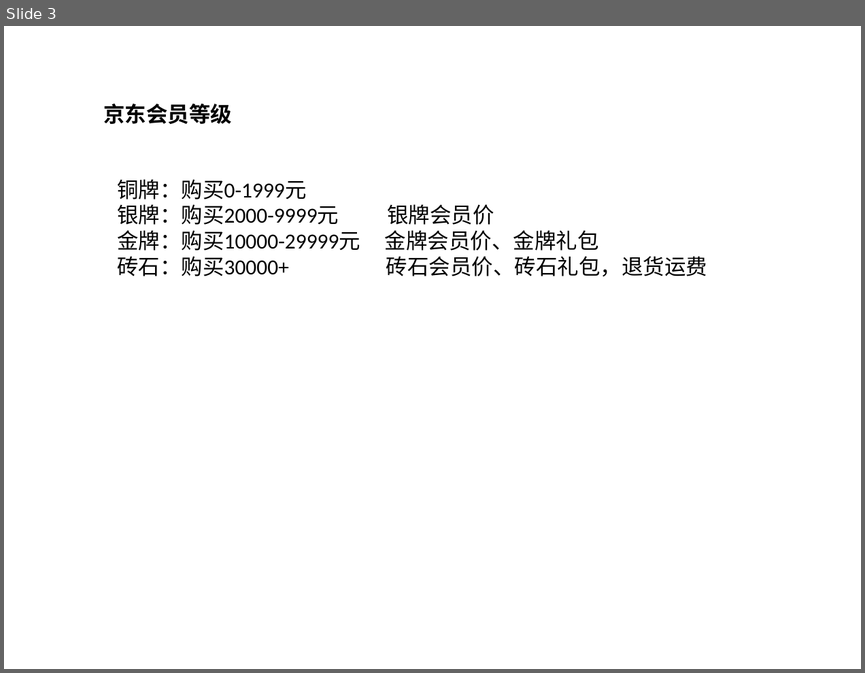
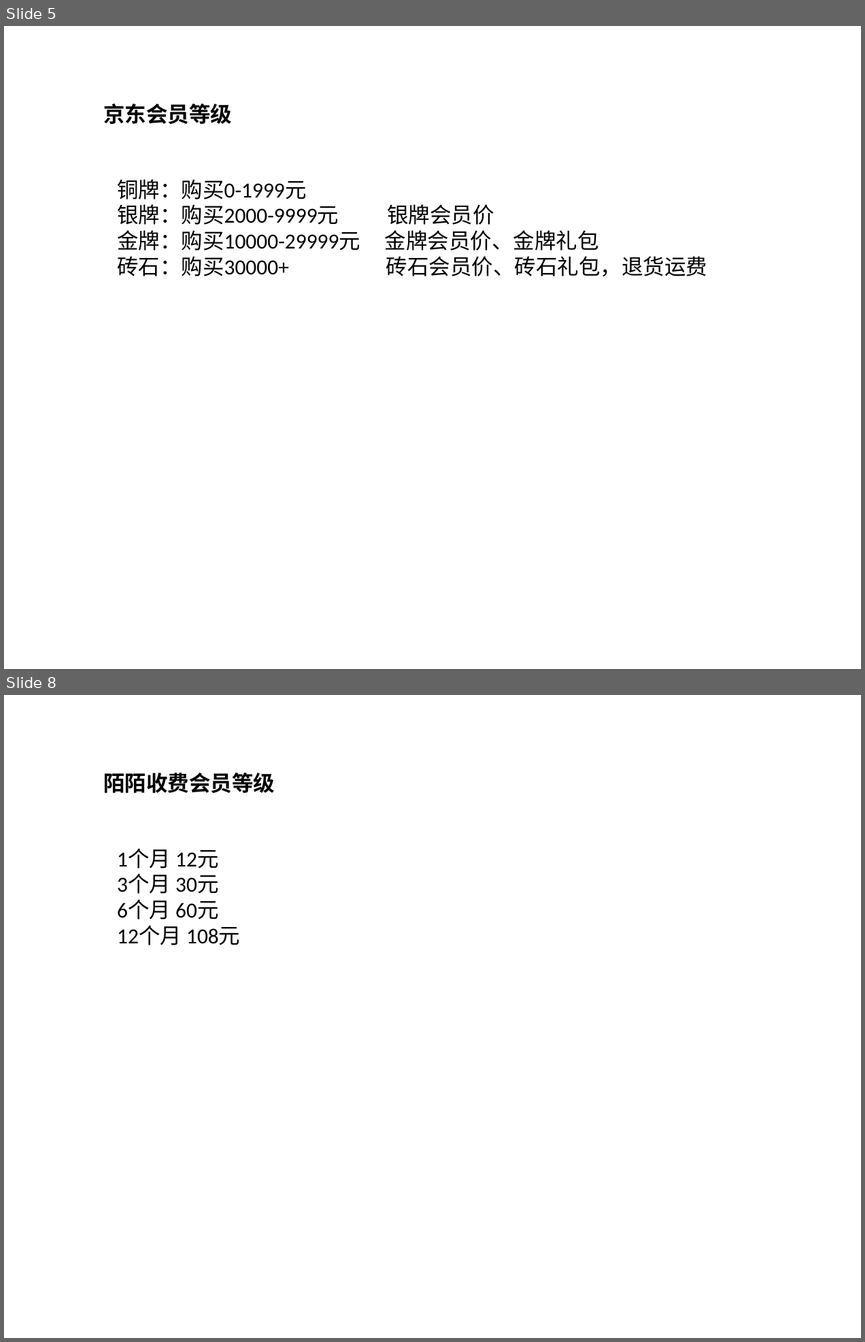
Before and after one commit to guoyu07/NotesPublic, a slide deck: Aario-PPT/IT - 会员等级公式.pptx. Shown one above the other, each under a label of ours: slide 3 before the commit, slides 5 and 8 after it; the slides between them are not shown. The pictures are 865x673 and 865x1342 pixels, drawn with LibreOffice and Linux fonts; fonts in the diff are those of the drawing. Boxes give left, top, right and bottom in pixels: in the first picture for what was removed or moved away, otherwise in the second. Text is boxed around its words. In the diff, an @@ line names an element or a change of style, - is before the commit and + after.

```diff
--- a/Aario-PPT/IT - 会员等级公式.pptx
+++ b/Aario-PPT/IT - 会员等级公式.pptx
@@ slide 8 added at bbox=[4, 695, 861, 1338], background #FFFFFF @@
@@ text added at bbox=[103, 773, 275, 793], 18 pt, text #000000, bold @@
+陌陌收费会员等级
@@ text added at bbox=[117, 848, 240, 945], 18 pt, text #000000 @@
+1个月 12元
+3个月 30元
+6个月 60元
+12个月 108元
@@ what was slide 3 is now slide 5 @@
```
Also in this commit, not shown: 1 slide changed, 4 other slides added, 3 other files.
